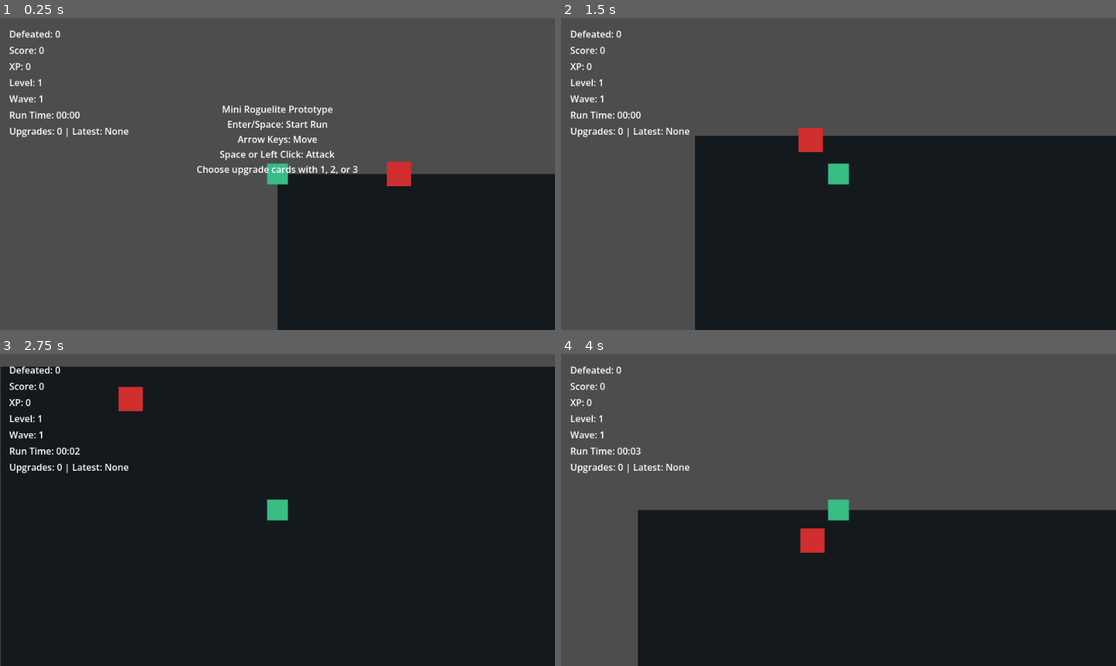
Above: before the commit, frames 1-4 (two rows, left to right).
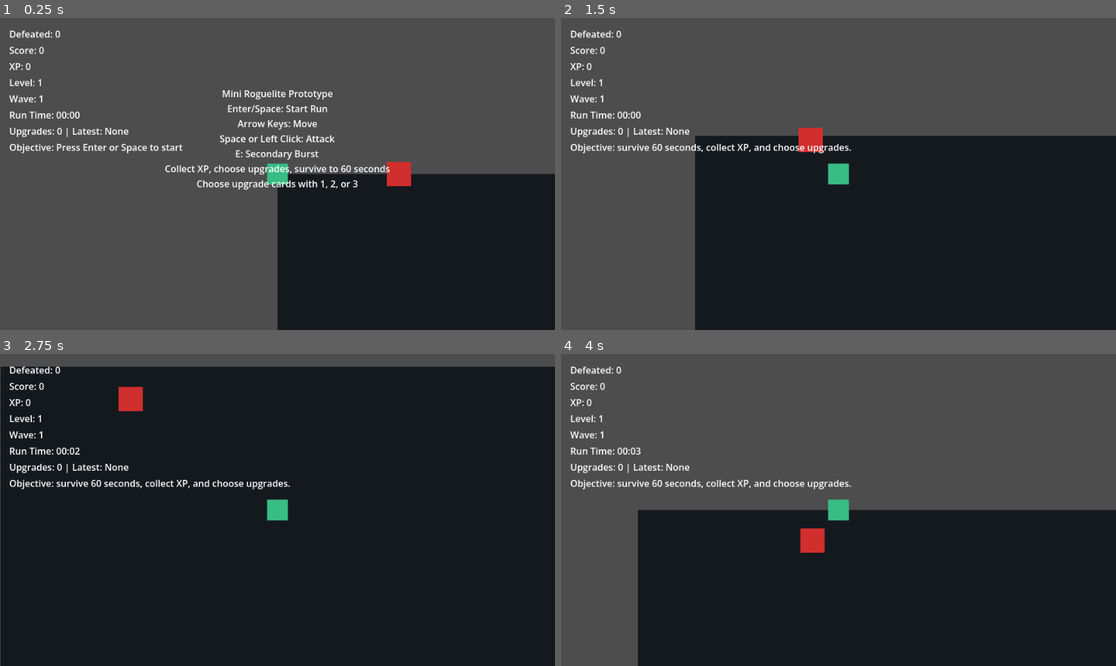
Above: after the commit, the same moments.

Repository: djlasher/Multi-Agent-Volume-1-RPG
Game: Godot game, scene res://scenes/main.tscn
The game is run twice, just before and just after one commit, with the same random seed, the same clock (stepped at 60 frames per second) and the same inputs.
Inputs (mouse positions are in pixels of both pictures, inside the frame that each line leads up to):
- Up to frame 1 (0.25 s): no input
- Up to frame 2 (1.5 s): tap Enter at 0.5, 0.6 s; move the mouse to (960, 158) at 0.52 s; hold Right (ui_right) 0.53-1.28 s; click (960, 158) at 0.67 s; tap Space at 0.77 s; move the mouse to (727, 189) at 1.27 s; hold Down (ui_down) from 1.28 s (still down); tap R at 1.35 s
- Up to frame 3 (2.75 s): tap Space at 1.52 s; move the mouse to (333, 441) at 2.02 s; release Down (ui_down) at 2.03 s; hold Right (ui_right) from 2.03 s (still down); tap 1 at 2.1 s
- Up to frame 4 (4 s): move the mouse to (810, 572) at 2.77 s; release Right (ui_right) at 2.78 s; hold Up (ui_up) 2.78-3.53 s; tap 2 at 2.85 s; click (810, 572) at 2.92 s; tap Space at 3.02, 3.77 s; move the mouse to (1005, 556) at 3.52 s; hold Left (ui_left) from 3.53 s (still down); tap 3 at 3.6 s

The runs differ from the first frame. In frame 1, 2.7% of the frame differs, in the area x 1-71%, y 23-56%; in frame 2, 0.6%; in frame 3, 0.7%; in frame 4, 0.6%.

Commit message:
Improve prototype UI guidance

Diff:
--- a/scenes/main.tscn
+++ b/scenes/main.tscn
@@ -84,24 +84,33 @@
 offset_bottom=210.0
 text="Upgrades: 0 | Latest: None"
 
+[node name="StatusLabel" type="Label" parent="GameUI"]
+offset_left=16.0
+offset_top=212.0
+offset_right=430.0
+offset_bottom=254.0
+text="Objective: Press Enter or Space to start"
+
 [node name="StartLabel" type="Label" parent="GameUI"]
-offset_left=210.0
-offset_top=126.0
-offset_right=750.0
-offset_bottom=294.0
+offset_left=170.0
+offset_top=92.0
+offset_right=790.0
+offset_bottom=326.0
 text="Mini Roguelite Prototype
 Enter/Space: Start Run
 Arrow Keys: Move
 Space or Left Click: Attack
+E: Secondary Burst
+Collect XP, choose upgrades, survive to 60 seconds
 Choose upgrade cards with 1, 2, or 3"
 horizontal_alignment=1
 vertical_alignment=1
 
 [node name="LevelUpLabel" type="Label" parent="GameUI"]
 visible=false
-offset_left=324.0
-offset_top=104.0
-offset_right=636.0
+offset_left=270.0
+offset_top=86.0
+offset_right=690.0
 offset_bottom=166.0
 text="Level Up!
 Game Paused"
@@ -110,10 +119,10 @@
 
 [node name="UpgradeChoiceLabel" type="Label" parent="GameUI"]
 visible=false
-offset_left=180.0
+offset_left=150.0
 offset_top=168.0
-offset_right=780.0
-offset_bottom=332.0
+offset_right=810.0
+offset_bottom=360.0
 text="GAME PAUSED - Choose an upgrade card
 1 - Move Speed Up
     +25 move speed
--- a/scripts/main.gd
+++ b/scripts/main.gd
@@ -55,6 +55,7 @@
 @onready var wave_label: Label = $GameUI/WaveLabel
 @onready var time_label: Label = $GameUI/TimeLabel
 @onready var upgrade_count_label: Label = $GameUI/UpgradeCountLabel
+@onready var status_label: Label = $GameUI/StatusLabel
 @onready var start_label: Label = $GameUI/StartLabel
 @onready var level_up_label: Label = $GameUI/LevelUpLabel
 @onready var upgrade_choice_label: Label = $GameUI/UpgradeChoiceLabel
@@ -75,6 +76,7 @@
 	_update_wave()
 	_update_time()
 	_update_upgrade_count()
+	_update_status("Objective: Press Enter or Space to start")
 	_configure_enemy(enemy)
 	_fill_enemy_count()
 	get_tree().paused = true
@@ -239,7 +241,9 @@
 		level,
 		wave,
 	]
+	run_summary_label.text += "\nUpgrades: %s" % _upgrade_summary()
 	run_summary_label.visible = true
+	_update_status("Run ended. Press R to restart.")
 
 func _update_defeated_count() -> void:
 	defeated_count_label.text = "Defeated: %s" % enemies_defeated
@@ -264,6 +268,14 @@
 	if not selected_upgrades.is_empty():
 		latest = selected_upgrades[selected_upgrades.size() - 1]
 	upgrade_count_label.text = "Upgrades: %s | Latest: %s" % [selected_upgrades.size(), latest]
+
+func _update_status(message: String) -> void:
+	status_label.text = message
+
+func _upgrade_summary() -> String:
+	if selected_upgrades.is_empty():
+		return "None selected"
+	return ", ".join(selected_upgrades)
 
 func _format_time(time_seconds: float) -> String:
 	var total_seconds := int(time_seconds)
@@ -288,6 +300,7 @@
 	milestone_awarded = true
 	score += milestone_score_bonus
 	_update_score()
+	_update_status("Milestone reached: %s seconds survived. Choose a reward." % int(milestone_time))
 	print("Milestone reached: %s seconds survived! +%s score" % [int(milestone_time), milestone_score_bonus])
 	_start_upgrade_choice("Milestone reached: %s seconds survived!\n+%s bonus score\nGame Paused" % [int(milestone_time), milestone_score_bonus])
 
@@ -309,6 +322,7 @@
 	else:
 		level_up_label.text = prompt_text
 	upgrade_choice_label.text = _format_upgrade_choices()
+	_update_status("Game paused. Choose upgrade 1, 2, or 3.")
 	_update_level()
 	_update_xp_count()
 	print("Level up! Gameplay paused. Choose one of the dealt upgrades with 1, 2, or 3.")
@@ -368,9 +382,10 @@
 	]
 
 func _format_upgrade_choices() -> String:
-	var lines: Array[String] = ["GAME PAUSED - Choose an upgrade card"]
+	var lines: Array[String] = ["GAME PAUSED - Choose 1 upgrade card"]
 	for index in range(current_upgrade_choices.size()):
 		var choice := current_upgrade_choices[index]
+		lines.append("")
 		lines.append("%s - %s" % [index + 1, choice["name"]])
 		lines.append("    %s" % choice["description"])
 	return "\n".join(lines)
@@ -412,10 +427,12 @@
 	level_up_label.text = "Level %s Upgrade: %s\nRun Resumed" % [level, choice["name"]]
 	level_up_label.visible = true
 	_update_upgrade_count()
+	_update_status("Objective: survive, collect XP, and reach the next reward.")
 	print("Upgrade selected: %s" % choice["name"])
 
 func _start_run() -> void:
 	game_state = GameState.PLAYING
 	get_tree().paused = false
 	start_label.visible = false
+	_update_status("Objective: survive 60 seconds, collect XP, and choose upgrades.")
 	print("Run started")
--- a/tests/smoke_test.gd
+++ b/tests/smoke_test.gd
@@ -25,6 +25,7 @@
 	"GameUI/WaveLabel",
 	"GameUI/TimeLabel",
 	"GameUI/UpgradeCountLabel",
+	"GameUI/StatusLabel",
 	"GameUI/StartLabel",
 	"GameUI/UpgradeChoiceLabel",
 	"GameUI/RunSummaryLabel",
Not shown, changed: DEVELOPMENT_LOG.md
Not shown, changed: docs/DEVLOG.md
Not shown, changed: docs/RUNNING_LOCALLY.md
Not shown, changed: docs/next-implementation-plan.md
